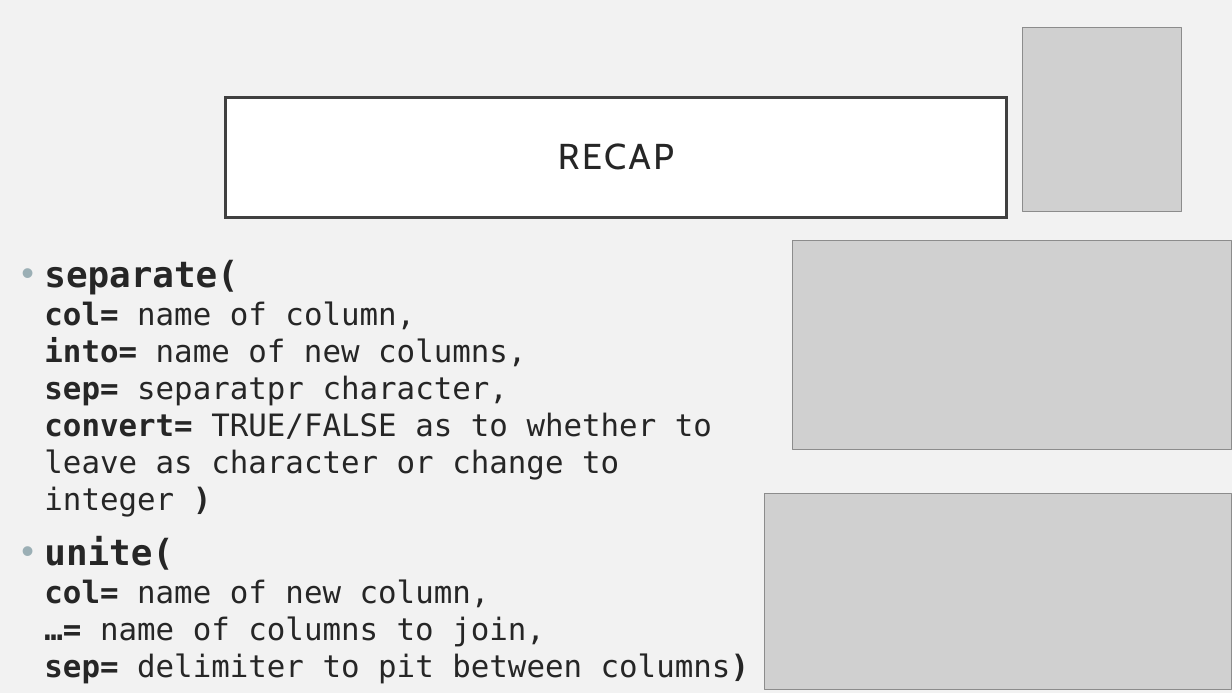
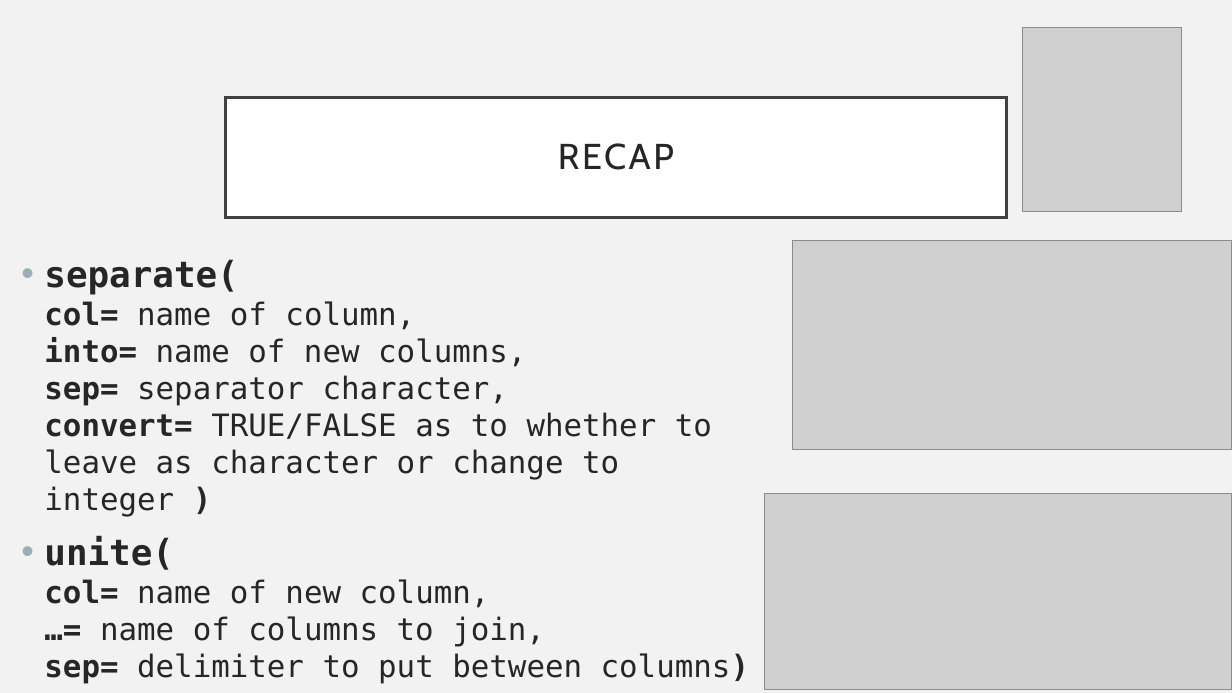
Before and after one commit to EisenRa/2022_Adelaide_Code_Club, a slide deck: slide 4 of Lessons/2022/2022_06_16_manipulating_tables/2022_06_16_manipulating_tables.pptx. Drawn at 1232x693 pixels with LibreOffice and Linux fonts; fonts in the diff are those of the drawing; grey boxes stand for pictures. Boxes give left, top, right and bottom in pixels: in the first picture for what was removed or moved away, otherwise in the second. Text is boxed around its words. In the diff, an @@ line names an element or a change of style, - is before the commit and + after.

```diff
--- a/Lessons/2022/2022_06_16_manipulating_tables/2022_06_16_manipulating_tables.pptx
+++ b/Lessons/2022/2022_06_16_manipulating_tables/2022_06_16_manipulating_tables.pptx
@@ text at (x1=44, y1=259, x2=749, y2=684): text changed @@
-• separate(
-  col= name of column,
-  into= name of new columns,
-  sep= separatpr character,
-  convert= TRUE/FALSE as to whether to leave as character or change to integer )
-• unite(
-  col= name of new column,
-  …= name of columns to join,
-  sep= delimiter to pit between columns)
+• separate(
+  col= name of column,
+  into= name of new columns,
+  sep= separator character,
+  convert= TRUE/FALSE as to whether to leave as character or change to integer )
+• unite(
+  col= name of new column,
+  …= name of columns to join,
+  sep= delimiter to put between columns)
```
Also in this commit, not shown: 1 other slide changed, 3 other files.
